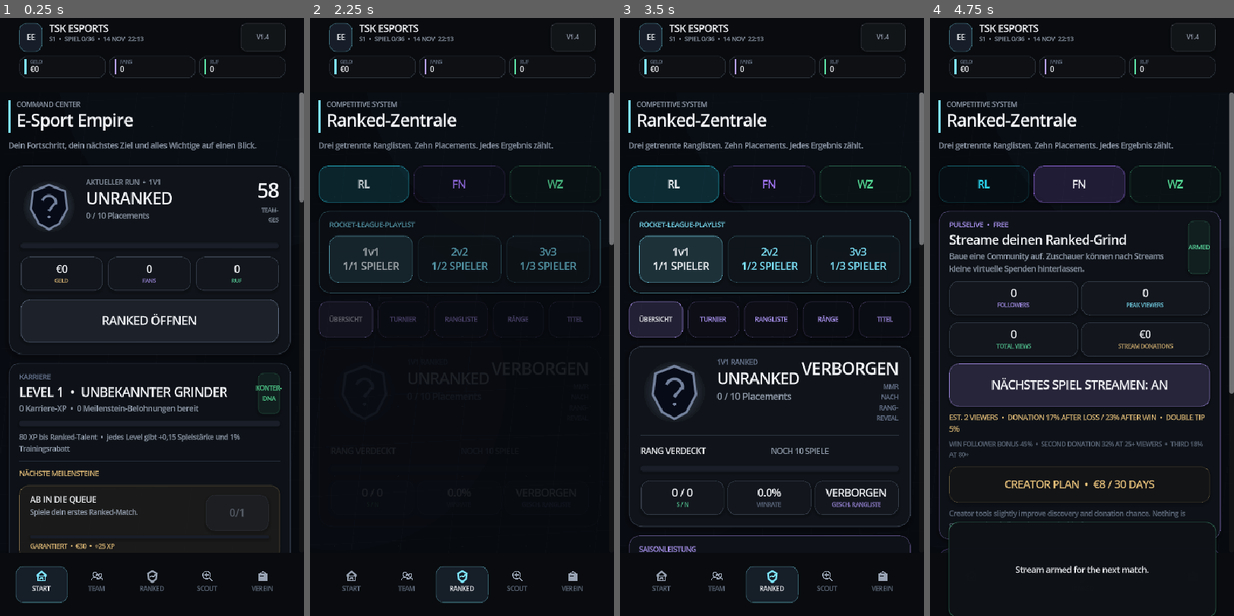
Above: before the commit, frames 1-4 (left to right).
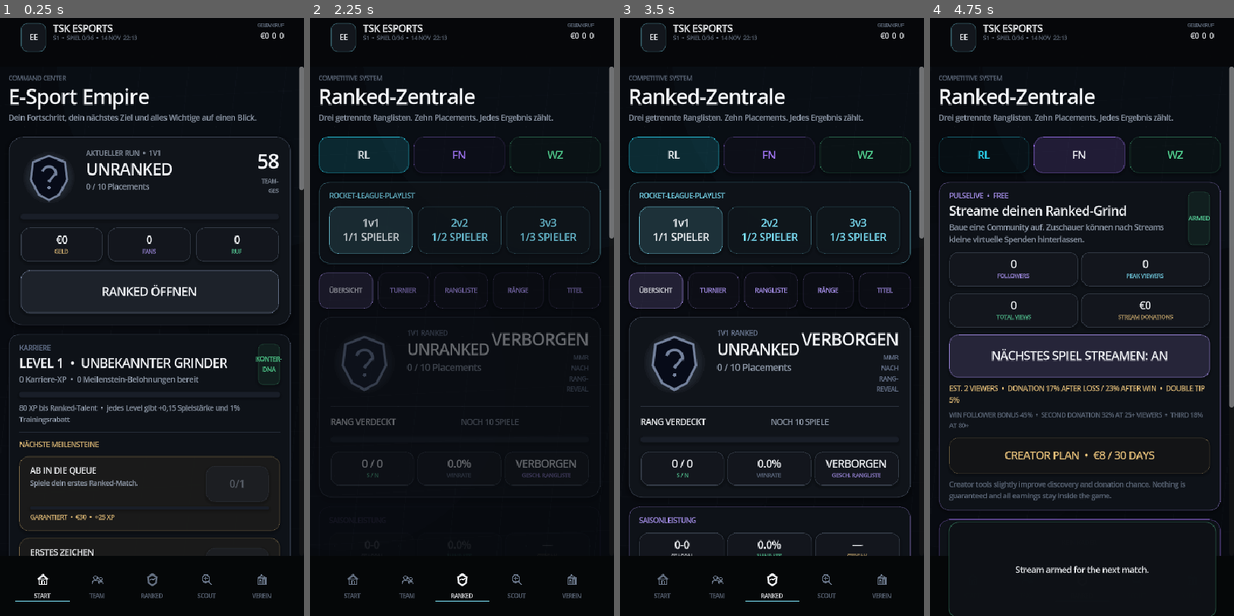
Above: after the commit, the same moments.

Repository: JasonTSKowner/E-Sport-Empire
Game: Godot game, scene res://scenes/Main.tscn
The game is run twice, just before and just after one commit, with the same random seed, the same clock (stepped at 60 frames per second) and the same inputs.
Inputs (mouse positions are in pixels of both pictures, inside the frame that each line leads up to):
- Up to frame 1 (0.25 s): no input
- Up to frame 2 (2.25 s): click (352, 586) at 0.5 s, where only the run before the commit has a clickable "START"; click (352, 586) at 1.25 s, where only the run before the commit has a clickable "START"; click "RANKED ÖFFNEN" at 2 s
- Up to frame 3 (3.5 s): click "RL" at 2.75 s
- Up to frame 4 (4.75 s): click "FN" at 3.5 s; click "NÄCHSTES SPIEL LIVE" at 4.25 s

The runs differ from the first frame. In frame 1, 15% of the frame differs, in the area x 2-100%, y 0-98%; in frame 2, 12%; in frame 3, 20%; in frame 4, 22%, in the area x 2-100%, y 0-90%.

Commit message:
v2.0: replace app chrome with clean native mobile shell

Diff:
--- a/scripts/main.gd
+++ b/scripts/main.gd
@@ -15,6 +15,9 @@
 const FX = preload("res://scripts/ui_fx.gd")
 const UI = preload("res://scripts/ui_kit.gd")
 const NavIconRef = preload("res://scripts/nav_icon.gd")
+const OVRRingRef = preload("res://scripts/ovr_ring.gd")
+const StatRadarRef = preload("res://scripts/stat_radar.gd")
+const HeroArtRef = preload("res://scripts/hero_art.gd")
 
 var game: EmpireStateRef
 var current_page := AppConfigRef.DEFAULT_PAGE
@@ -32,6 +35,7 @@
 var toast_label: Label
 var toast_token := 0
 var ranked_view := "overview"
+var selected_player_id := ""
 
 var match_overlay: Control
 var match_timer: Timer
@@ -116,62 +120,72 @@
 
 func _build_top_bar() -> Control:
 	var outer := PanelContainer.new()
-	outer.custom_minimum_size.y = 88.0
-	var outer_style := UI.box(Color(0.035, 0.043, 0.056, 0.985), 0, Color(0.55, 0.64, 0.74, 0.10), 0)
-	outer_style.shadow_size = 0
-	outer.add_theme_stylebox_override("panel", outer_style)
+	outer.custom_minimum_size.y = 58.0
+	var style := UI.box(Color(0.025, 0.030, 0.038, 0.995), 0, Color(0.55, 0.62, 0.70, 0.08), 0)
+	style.shadow_size = 0
+	outer.add_theme_stylebox_override("panel", style)
 
 	var margin := MarginContainer.new()
-	margin.add_theme_constant_override("margin_left", 12)
+	margin.add_theme_constant_override("margin_left", 14)
 	margin.add_theme_constant_override("margin_top", 8)
-	margin.add_theme_constant_override("margin_right", 12)
-	margin.add_theme_constant_override("margin_bottom", 7)
+	margin.add_theme_constant_override("margin_right", 14)
+	margin.add_theme_constant_override("margin_bottom", 8)
 	outer.add_child(margin)
 
-	var vertical := VBoxContainer.new()
-	vertical.add_theme_constant_override("separation", 6)
-	margin.add_child(vertical)
-
-	var brand_row := HBoxContainer.new()
-	brand_row.add_theme_constant_override("separation", 10)
-	vertical.add_child(brand_row)
-
-	var brand_mark := PanelContainer.new()
-	brand_mark.custom_minimum_size = Vector2(34, 34)
-	var mark_style := UI.box(Color(0.09, 0.12, 0.16, 1.0), 10, Color(UI.CYAN.r, UI.CYAN.g, UI.CYAN.b, 0.18), 1)
+	var row := HBoxContainer.new()
+	row.add_theme_constant_override("separation", 10)
+	margin.add_child(row)
+
+	var mark := PanelContainer.new()
+	mark.custom_minimum_size = Vector2(38, 38)
+	var mark_style := UI.box(Color(0.075, 0.090, 0.115, 1.0), 10, Color(UI.CYAN.r, UI.CYAN.g, UI.CYAN.b, 0.18), 1)
 	mark_style.shadow_size = 0
-	brand_mark.add_theme_stylebox_override("panel", mark_style)
+	mark.add_theme_stylebox_override("panel", mark_style)
 	var mark_text := UI.label("EE", 11, UI.TEXT, 800)
 	mark_text.horizontal_alignment = HORIZONTAL_ALIGNMENT_CENTER
 	mark_text.vertical_alignment = VERTICAL_ALIGNMENT_CENTER
-	brand_mark.add_child(mark_text)
-	brand_row.add_child(brand_mark)
-
-	var brand_text := VBoxContainer.new()
-	brand_text.add_theme_constant_override("separation", 0)
-	brand_text.size_flags_horizontal = Control.SIZE_EXPAND_FILL
+	mark.add_child(mark_text)
+	row.add_child(mark)
+
+	var club := VBoxContainer.new()
+	club.size_flags_horizontal = Control.SIZE_EXPAND_FILL
+	club.add_theme_constant_override("separation", -1)
 	var title := UI.label(str(game.data.get("club_name", "TSK ESPORTS")), 14, UI.TEXT, 800)
-	season_label = UI.label("", 9, UI.MUTED, 700)
-	brand_text.add_child(title)
-	brand_text.add_child(season_label)
-	brand_row.add_child(brand_text)
-
-	var version_badge := UI.badge(AppConfigRef.VERSION_BADGE, UI.MUTED)
-	version_badge.custom_minimum_size.x = 66
-	brand_row.add_child(version_badge)
-
-	var stats := HBoxContainer.new()
-	stats.add_theme_constant_override("separation", 5)
-	vertical.add_child(stats)
-	var cash_chip := _header_chip("GELD", UI.CYAN)
-	cash_label = cash_chip.get_meta("value_label")
-	stats.add_child(cash_chip)
-	var fans_chip := _header_chip("FANS", UI.PURPLE)
-	fans_label = fans_chip.get_meta("value_label")
-	stats.add_child(fans_chip)
-	var reputation_chip := _header_chip("RUF", UI.GREEN)
-	reputation_label = reputation_chip.get_meta("value_label")
-	stats.add_child(reputation_chip)
+	season_label = UI.label("", 8, UI.DIM, 700)
+	club.add_child(title)
+	club.add_child(season_label)
+	row.add_child(club)
+
+	var values := HBoxContainer.new()
+	values.add_theme_constant_override("separation", 10)
+	row.add_child(values)
+
+	var cash_box := VBoxContainer.new()
+	var cash_cap := UI.label("GELD", 7, UI.DIM, 800)
+	cash_cap.horizontal_alignment = HORIZONTAL_ALIGNMENT_RIGHT
+	cash_label = UI.label("—", 11, UI.TEXT, 800)
+	cash_label.horizontal_alignment = HORIZONTAL_ALIGNMENT_RIGHT
+	cash_box.add_child(cash_cap)
+	cash_box.add_child(cash_label)
+	values.add_child(cash_box)
+
+	var fans_box := VBoxContainer.new()
+	var fans_cap := UI.label("FANS", 7, UI.DIM, 800)
+	fans_cap.horizontal_alignment = HORIZONTAL_ALIGNMENT_RIGHT
+	fans_label = UI.label("—", 11, UI.TEXT, 800)
+	fans_label.horizontal_alignment = HORIZONTAL_ALIGNMENT_RIGHT
+	fans_box.add_child(fans_cap)
+	fans_box.add_child(fans_label)
+	values.add_child(fans_box)
+
+	var rep_box := VBoxContainer.new()
+	var rep_cap := UI.label("RUF", 7, UI.DIM, 800)
+	rep_cap.horizontal_alignment = HORIZONTAL_ALIGNMENT_RIGHT
+	reputation_label = UI.label("—", 11, UI.TEXT, 800)
+	reputation_label.horizontal_alignment = HORIZONTAL_ALIGNMENT_RIGHT
+	rep_box.add_child(rep_cap)
+	rep_box.add_child(reputation_label)
+	values.add_child(rep_box)
 	return outer
 
 func _header_chip(caption: String, accent: Color) -> PanelContainer:
@@ -204,42 +218,65 @@
 
 func _build_bottom_navigation() -> Control:
 	var outer := PanelContainer.new()
-	outer.custom_minimum_size.y = 64.0
-	var outer_style := UI.box(Color(0.035, 0.043, 0.056, 0.995), 0, Color(0.55, 0.64, 0.74, 0.10), 0)
-	outer_style.shadow_size = 0
-	outer.add_theme_stylebox_override("panel", outer_style)
+	outer.custom_minimum_size.y = 70.0
+	var style := UI.box(Color(0.022, 0.027, 0.034, 0.998), 0, Color(0.55, 0.62, 0.70, 0.09), 0)
+	style.shadow_size = 0
+	outer.add_theme_stylebox_override("panel", style)
 
 	var margin := MarginContainer.new()
 	margin.add_theme_constant_override("margin_left", 6)
-	margin.add_theme_constant_override("margin_top", 6)
+	margin.add_theme_constant_override("margin_top", 5)
 	margin.add_theme_constant_override("margin_right", 6)
-	margin.add_theme_constant_override("margin_bottom", 6)
+	margin.add_theme_constant_override("margin_bottom", 7)
 	outer.add_child(margin)
 
 	var row := HBoxContainer.new()
-	row.add_theme_constant_override("separation", 3)
+	row.add_theme_constant_override("separation", 0)
 	margin.add_child(row)
+
 	for entry in AppConfigRef.NAV_ENTRIES:
 		var page_id := str(entry[0])
+		var cell := VBoxContainer.new()
+		cell.size_flags_horizontal = Control.SIZE_EXPAND_FILL
+		cell.add_theme_constant_override("separation", 1)
+
 		var button := Button.new()
-		button.text = "\n" + str(entry[1])
-		button.alignment = HORIZONTAL_ALIGNMENT_CENTER
+		button.text = ""
 		button.focus_mode = Control.FOCUS_NONE
 		button.action_mode = BaseButton.ACTION_MODE_BUTTON_RELEASE
 		button.size_flags_horizontal = Control.SIZE_EXPAND_FILL
-		button.custom_minimum_size.y = 50
-		button.add_theme_font_size_override("font_size", 9)
+		button.custom_minimum_size.y = 34
+		button.add_theme_stylebox_override("normal", StyleBoxEmpty.new())
+		button.add_theme_stylebox_override("hover", StyleBoxEmpty.new())
+		button.add_theme_stylebox_override("pressed", StyleBoxEmpty.new())
+		button.add_theme_stylebox_override("focus", StyleBoxEmpty.new())
+
 		var nav_icon := NavIconRef.new()
 		nav_icon.configure(page_id, UI.MUTED)
-		nav_icon.set_anchors_preset(Control.PRESET_CENTER_TOP)
+		nav_icon.set_anchors_preset(Control.PRESET_CENTER)
 		nav_icon.offset_left = -10
 		nav_icon.offset_right = 10
-		nav_icon.offset_top = 5
-		nav_icon.offset_bottom = 25
+		nav_icon.offset_top = -10
+		nav_icon.offset_bottom = 10
 		button.add_child(nav_icon)
 		button.set_meta("nav_icon", nav_icon)
 		button.pressed.connect(_show_page.bind(page_id, true))
-		row.add_child(button)
+		cell.add_child(button)
+
+		var label := UI.label(str(entry[1]), 8, UI.DIM, 800)
+		label.horizontal_alignment = HORIZONTAL_ALIGNMENT_CENTER
+		label.custom_minimum_size.y = 12
+		cell.add_child(label)
+
+		var indicator := ColorRect.new()
+		indicator.color = Color.TRANSPARENT
+		indicator.custom_minimum_size.y = 2
+		indicator.mouse_filter = Control.MOUSE_FILTER_IGNORE
+		cell.add_child(indicator)
+
+		button.set_meta("nav_label", label)
+		button.set_meta("nav_indicator", indicator)
+		row.add_child(cell)
 		nav_buttons[page_id] = button
 	return outer
 
@@ -305,21 +342,16 @@
 func _refresh_nav() -> void:
 	for key in nav_buttons:
 		var button: Button = nav_buttons[key]
-		var selected: bool = str(key) == current_page
-		button.add_theme_color_override("font_color", UI.TEXT if selected else UI.DIM)
-		button.add_theme_color_override("font_hover_color", UI.TEXT)
-		button.add_theme_color_override("font_pressed_color", UI.TEXT)
+		var selected := str(key) == current_page
 		var nav_icon: Control = button.get_meta("nav_icon", null)
 		if nav_icon != null and nav_icon.has_method("set_accent"):
-			nav_icon.set_accent(UI.CYAN if selected else UI.MUTED)
-		var normal_color := Color(0.09, 0.12, 0.16, 0.96) if selected else Color.TRANSPARENT
-		var normal_border := Color(UI.CYAN.r, UI.CYAN.g, UI.CYAN.b, 0.16) if selected else Color.TRANSPARENT
-		var normal_style := UI.box(normal_color, 11, normal_border, 1 if selected else 0)
-		normal_style.shadow_size = 0
-		button.add_theme_stylebox_override("normal", normal_style)
-		button.add_theme_stylebox_override("hover", UI.box(Color(0.09, 0.11, 0.14, 0.8), 11))
-		button.add_theme_stylebox_override("pressed", UI.box(Color(0.10, 0.14, 0.18, 0.95), 11, Color(UI.CYAN.r, UI.CYAN.g, UI.CYAN.b, 0.20), 1))
-		button.add_theme_stylebox_override("focus", StyleBoxEmpty.new())
+			nav_icon.set_accent(UI.TEXT if selected else UI.DIM)
+		var nav_label: Label = button.get_meta("nav_label", null)
+		if nav_label != null:
+			nav_label.add_theme_color_override("font_color", UI.TEXT if selected else UI.DIM)
+		var indicator: ColorRect = button.get_meta("nav_indicator", null)
+		if indicator != null:
+			indicator.color = UI.CYAN if selected else Color.TRANSPARENT
 
 func _show_page(page: String, animate: bool = true) -> void:
 	if match_overlay != null and is_instance_valid(match_overlay):
@@ -380,23 +412,17 @@
 
 
 func _page_header(kicker: String, title: String, subtitle: String) -> void:
-	var row := HBoxContainer.new()
-	row.add_theme_constant_override("separation", 9)
-	var bar := ColorRect.new()
-	bar.color = UI.CYAN
-	bar.custom_minimum_size = Vector2(3, 42)
-	bar.mouse_filter = Control.MOUSE_FILTER_IGNORE
-	row.add_child(bar)
-	var text_box := VBoxContainer.new()
-	text_box.add_theme_constant_override("separation", 1)
-	text_box.size_flags_horizontal = Control.SIZE_EXPAND_FILL
-	text_box.add_child(UI.overline(kicker, UI.MUTED))
-	text_box.add_child(UI.heading(title, 24))
-	row.add_child(text_box)
-	page_content.add_child(row)
-	var sub := UI.label(subtitle, 11, UI.MUTED)
-	sub.custom_minimum_size.y = 26
-	page_content.add_child(sub)
+	var header := VBoxContainer.new()
+	header.add_theme_constant_override("separation", 2)
+	var kicker_label := UI.label(kicker.to_upper(), 9, UI.DIM, 800)
+	header.add_child(kicker_label)
+	var title_label := UI.label(title, 29, UI.TEXT, 800)
+	header.add_child(title_label)
+	if not subtitle.is_empty():
+		var sub := UI.label(subtitle, 11, UI.MUTED)
+		sub.custom_minimum_size.y = 24
+		header.add_child(sub)
+	page_content.add_child(header)
 
 func _mode_switch() -> void:
 	var row := HBoxContainer.new()
